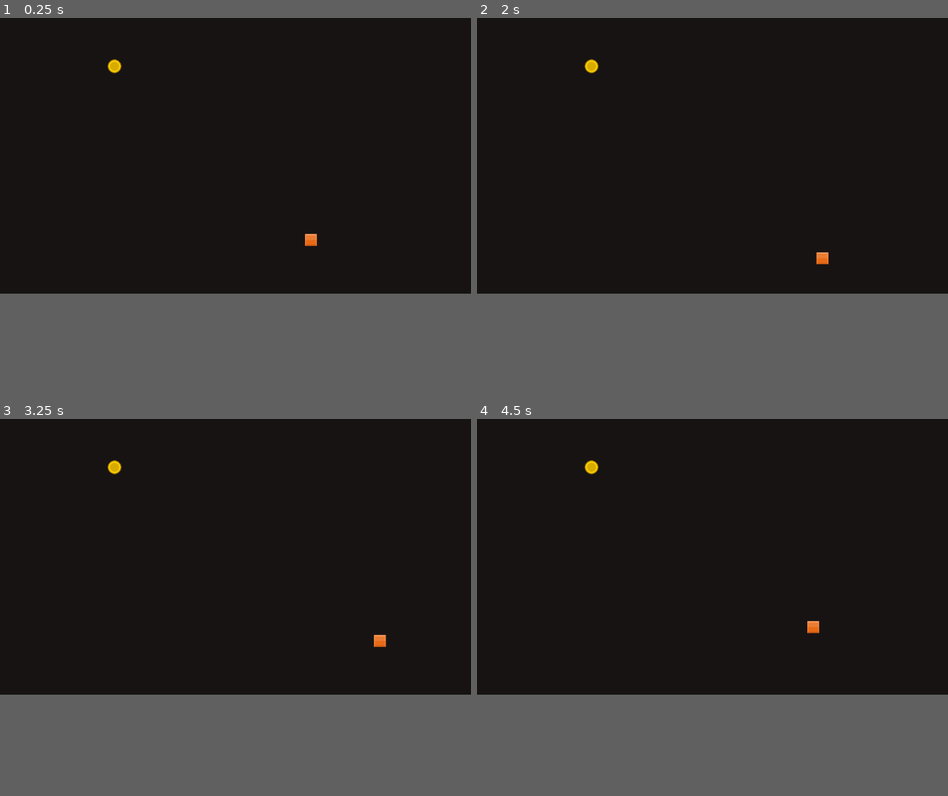
Above: before the commit, frames 1-4 (two rows, left to right).
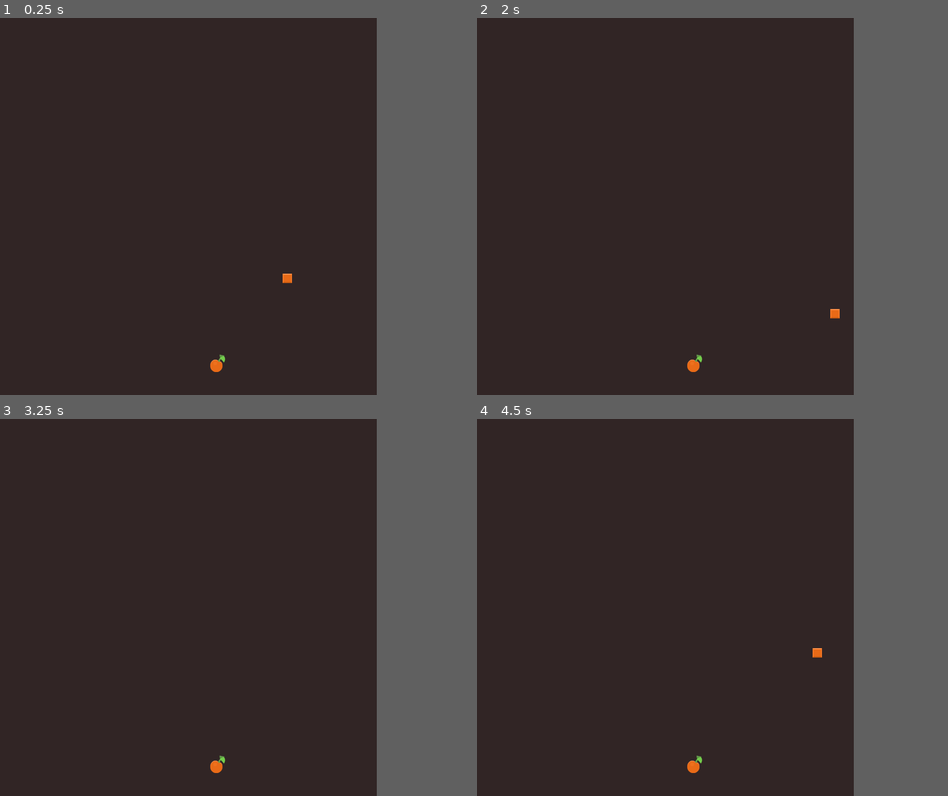
Above: after the commit, the same moments.

Repository: oussama4/godot-snake
Game: Godot game, scene res://scenes/Main.tscn
Same seed, same stepped clock (60 frames per second), same inputs: the game is played once before the commit and once after it. Before the commit the project has no main scene; this scene is started directly in both runs.
Inputs:
- Up to frame 1 (0.25 s): no input
- Up to frame 2 (2 s): hold Right (ui_right) 0.53-1.28 s; hold Down (ui_down) from 1.28 s (still down)
- Up to frame 3 (3.25 s): release Down (ui_down) at 2.03 s; hold Right (ui_right) 2.03-2.78 s; hold Up (ui_up) from 2.78 s (still down)
- Up to frame 4 (4.5 s): release Up (ui_up) at 3.53 s; hold Left (ui_left) from 3.53 s (still down)
In our replay, the window is 800x468 before the commit and 640x640 after it. These sizes can differ from the game's own. Grey fills any space a smaller window leaves; there, only what the larger window draws over its background counts as a difference.

The runs differ from the first frame. In frame 1, 59% of the frame differs, in the area x 0-80%, y 0-94%; in frame 2, 59%; in frame 3, 59%, in the area x 0-82%, y 0-94%; in frame 4, 59%.

Commit message:
movement logic

Diff:
--- a/project.godot
+++ b/project.godot
@@ -16,7 +16,18 @@
 [application]
 
 config/name="snake"
+run/main_scene="res://scenes/Main.tscn"
 config/icon="res://icon.png"
+
+[display]
+
+window/size/width=640
+window/size/height=640
+
+[layer_names]
+
+2d_physics/layer_1="head"
+2d_physics/layer_2="food"
 
 [rendering]
 
--- a/scenes/Food.tscn
+++ b/scenes/Food.tscn
@@ -1,18 +1,20 @@
 [gd_scene load_steps=4 format=2]
 
-[ext_resource path="res://assets/images/coin_26.png" type="Texture" id=1]
+[ext_resource path="res://assets/images/cherry.png" type="Texture" id=1]
 [ext_resource path="res://scripts/Food.gd" type="Script" id=2]
 
 [sub_resource type="RectangleShape2D" id=1]
+extents = Vector2( 10.625, 11.125 )
 
 [node name="Food" type="Area2D"]
 monitorable = false
+collision_layer = 2
 script = ExtResource( 2 )
 
 [node name="Sprite" type="Sprite" parent="."]
-scale = Vector2( 0.2, 0.2 )
 texture = ExtResource( 1 )
 
 [node name="CollisionShape2D" type="CollisionShape2D" parent="."]
+position = Vector2( -1.375, 5.25 )
 shape = SubResource( 1 )
 [connection signal="area_entered" from="." to="." method="_on_head_entered"]
--- a/scenes/Main.tscn
+++ b/scenes/Main.tscn
@@ -12,10 +12,10 @@
 [node name="ColorRect" type="ColorRect" parent="Background"]
 anchor_right = 1.0
 anchor_bottom = 1.0
-color = Color( 0.0941176, 0.0745098, 0.0745098, 1 )
+color = Color( 0.192157, 0.145098, 0.145098, 1 )
 __meta__ = {
 "_edit_use_anchors_": false
 }
 
 [node name="Snake" parent="." instance=ExtResource( 1 )]
-position = Vector2( 632, 426 )
+position = Vector2( 444, 390 )
--- a/scenes/Part.tscn
+++ b/scenes/Part.tscn
@@ -1,16 +1,17 @@
 [gd_scene load_steps=4 format=2]
 
 [ext_resource path="res://scripts/Part.gd" type="Script" id=1]
-[ext_resource path="res://assets/images/tileGreen_13.png" type="Texture" id=2]
+[ext_resource path="res://assets/images/tilegreen.png" type="Texture" id=2]
 
 [sub_resource type="RectangleShape2D" id=1]
-extents = Vector2( 12.75, 13 )
+extents = Vector2( 16, 15.8598 )
 
 [node name="Part" type="Area2D"]
+scale = Vector2( 0.5, 0.5 )
+collision_mask = 0
 script = ExtResource( 1 )
 
 [node name="Sprite" type="Sprite" parent="."]
-scale = Vector2( 0.2, 0.2 )
 texture = ExtResource( 2 )
 
 [node name="CollisionShape2D" type="CollisionShape2D" parent="."]
--- a/scenes/Snake.tscn
+++ b/scenes/Snake.tscn
@@ -1,17 +1,22 @@
 [gd_scene load_steps=4 format=2]
 
 [ext_resource path="res://scenes/Part.tscn" type="PackedScene" id=1]
-[ext_resource path="res://assets/images/tileOrange_12.png" type="Texture" id=2]
+[ext_resource path="res://assets/images/tileorange.png" type="Texture" id=2]
 [ext_resource path="res://scripts/Snake.gd" type="Script" id=3]
 
 [node name="Snake" type="Node2D"]
 script = ExtResource( 3 )
+speed = 15
 
 [node name="Head" parent="." instance=ExtResource( 1 )]
 position = Vector2( 44, 82 )
+collision_mask = 2
 
 [node name="Sprite" parent="Head" index="0"]
-scale = Vector2( 0.2, 0.2 )
 texture = ExtResource( 2 )
 
+[node name="MoveTimer" type="Timer" parent="."]
+wait_time = 0.1
+[connection signal="timeout" from="MoveTimer" to="." method="move_snake"]
+
 [editable path="Head"]
--- a/scripts/Food.gd
+++ b/scripts/Food.gd
@@ -6,4 +6,5 @@
 
 func _on_head_entered(area: Area2D) -> void:
 	emit_signal("eaten")
+	set_deferred("disabled", true)
 	queue_free()
--- a/scripts/Part.gd
+++ b/scripts/Part.gd
@@ -1,6 +1,7 @@
 extends Area2D
 
 var next_pos: = Vector2.ZERO
+var direction: = Vector2.ZERO
 
 
 func move() -> void:
--- a/scripts/Snake.gd
+++ b/scripts/Snake.gd
@@ -8,11 +8,15 @@
 
 var direction: = Vector2(0, -1)
 var min_dist
+var part_size
 var parts = []
 
 
 func _ready() -> void:
+	$MoveTimer.start()
 	min_dist = head.get_node("Sprite").texture.get_size().x / 2
+	part_size = head.get_node("Sprite").texture.get_size().x / 5
+
 
 
 func _process(delta: float) -> void:
@@ -24,7 +28,7 @@
 		direction = Vector2(1, 0)
 	if Input.is_action_pressed("ui_up"):
 		direction = Vector2(0, -1)
-	move_snake(delta)
+	#move_snake(delta)
 
 
 # checks if the next random food position is occupied by the snake
@@ -39,15 +43,17 @@
 
 func add_part() -> void:
 	var p = part.instance()
-	p.position = Vector2(-100, -100)
+	if parts.empty():
+		p.position = head.position
+	else:
+		p.position = parts.back().position
 	parts.append(p)
 	add_child(p)
 
 
-func move_snake(delta: float) -> void:
-	var next_pos = head.position
-	head.position += direction * speed * delta
-	for p in parts:
-		var pos = p.position
-		p.position = next_pos
-		next_pos = pos
+func move_snake() -> void:
+	if not parts.empty():
+		parts.back().position = head.position
+		parts.insert(0, parts.back())
+		parts.pop_back()
+	head.position += direction * speed
Binary file added: assets/images/cherry.png
Not shown, changed: assets/images/cherry.png.import
Binary file removed: assets/images/coin_26.png
Binary file removed: assets/images/tileGreen_13.png
Binary file removed: assets/images/tileOrange_12.png
Binary file added: assets/images/tilegreen.png
Not shown, changed: assets/images/tilegreen.png.import
Binary file added: assets/images/tileorange.png
Not shown, changed: assets/images/tileorange.png.import
